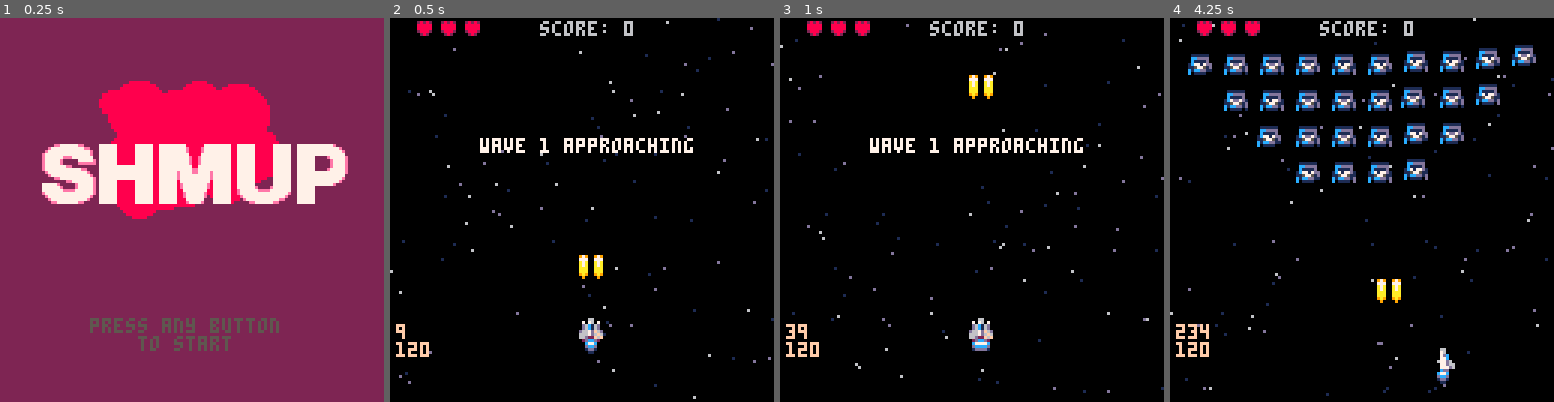
Above: before the commit, frames 1-4 (left to right).
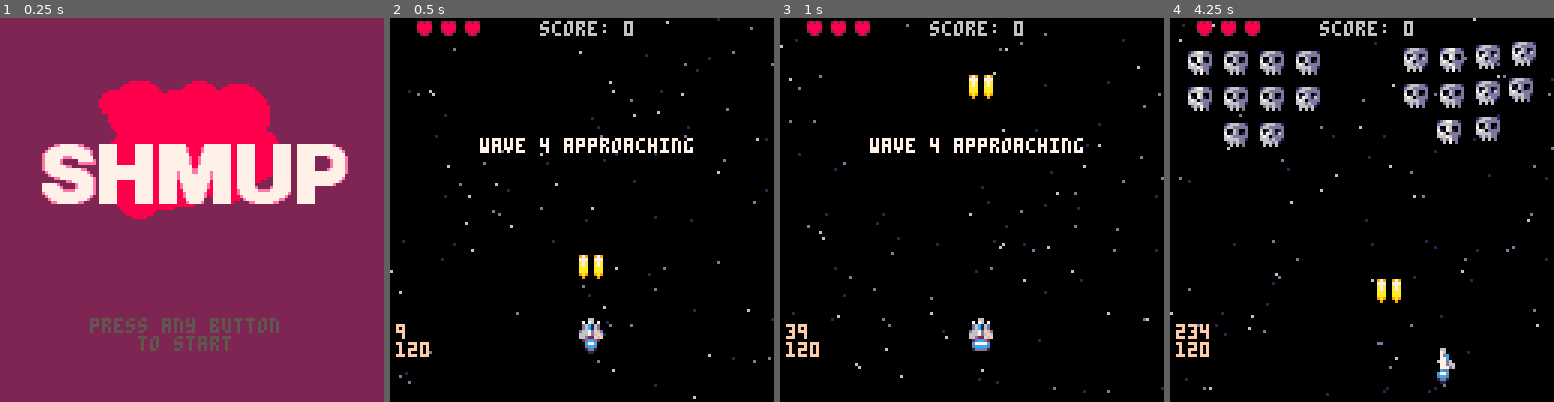
Above: after the commit, the same moments.

Repository: jimmac/pico-shed
Game: PICO-8 cartridge shmup.p8
Two runs of this game, one before a commit and one after it. Both use one fixed random seed, a clock stepped at 60 frames per second and the inputs below.
Inputs:
- Up to frame 1 (0.25 s): no input
- Up to frame 2 (0.5 s): tap X (X key) at 0.33 s
- Up to frame 3 (1 s): tap O (Z key) at 0.7 s
- Up to frame 4 (4.25 s): tap X (X key) at 1.07, 1.85, 2.97, 4.08 s; hold Right 1.6-2.1 s; tap O (Z key) every 0.4 s from 1.7 to 4.1 s; hold Up 2.15-2.42 s; hold Right 2.47-3.03 s; hold Left 3.08-3.58 s; hold Down 3.63-3.97 s; hold Right from 4.02 s (still down)

Frame 1 is identical in both runs. In frame 2, less than 0.1% of the frame differs, in the area x 39-42%, y 31-36%; in frame 3, less than 0.1%; in frame 4, 10%, in the area x 4-96%, y 6-43%.

Commit message:
fine tune shake and simplify

Diff:
--- a/shmup.p8
+++ b/shmup.p8
@@ -53,7 +53,7 @@
 	mode="wavetext"
 	flash=0
 	firet=0
-	wave=0
+	wave=3
 	nextwave()
 	wavet=160
 	--player
@@ -165,7 +165,7 @@
 
  if myspr.shake>0 then
  	myspr.shake-=1
- 	sprx+=sin(t/17)
+ 	sprx+=sin(t/(4*3.14))
  end
 	spr(myspr.spr,sprx,spry,myspr.sprw,myspr.sprh)
 end
@@ -439,12 +439,7 @@
 				--and sparks
 				setoff_sparks(encx,ency)
 				if myen.hp<=0 then
-					sfx(2)
-					score+=10
-					del(en,myen)
-					--explode where it was
-					setoff_explosion(encx,ency)
-					setoff_sw(encx,ency)
+				 killen(myen)
 				end
 			end
 		end
@@ -781,6 +776,18 @@
  myen.mission="flyin"
 	add(en,myen)
 end
+
+function killen(myen)
+ local encx=myen.x+myen.sprw*4
+ local ency=myen.y+myen.sprh*4
+
+	sfx(2)
+	score+=10
+	del(en,myen)
+	--explode where it was
+	setoff_explosion(encx,ency)
+	setoff_sw(encx,ency)
+end
 -->8
 --behaviors
 
@@ -803,7 +811,6 @@
   -- staying put
 
  elseif myen.mission=="attac" then
-  -- suicide attack
   if myen.type==1 then
   --basic suicide attack
 	  myen.sy=1.7
@@ -841,6 +848,19 @@
   			end
   		end
   	end
+  elseif myen.type==5 then
+	  --skull
+			myen.sy=0.5
+	  if myen.y>pl.y then
+	  	myen.sy=2
+	  end
+	  if pl.x+1<myen.x then
+	  	myen.sx=-.3
+	  elseif pl.x-1>myen.x then
+	  	myen.sx=.3
+	  else
+	  	myen.sx=0
+	  end
   elseif myen.type==6 then
   --big boy
 	  myen.sy=0.35
@@ -873,7 +893,7 @@
 			myen.mission="attac"
 			myen.wait=60
 			myen.shake=60
-			myen.anispd=.4
+			myen.anispd=.15
 		end
 	end
 end
